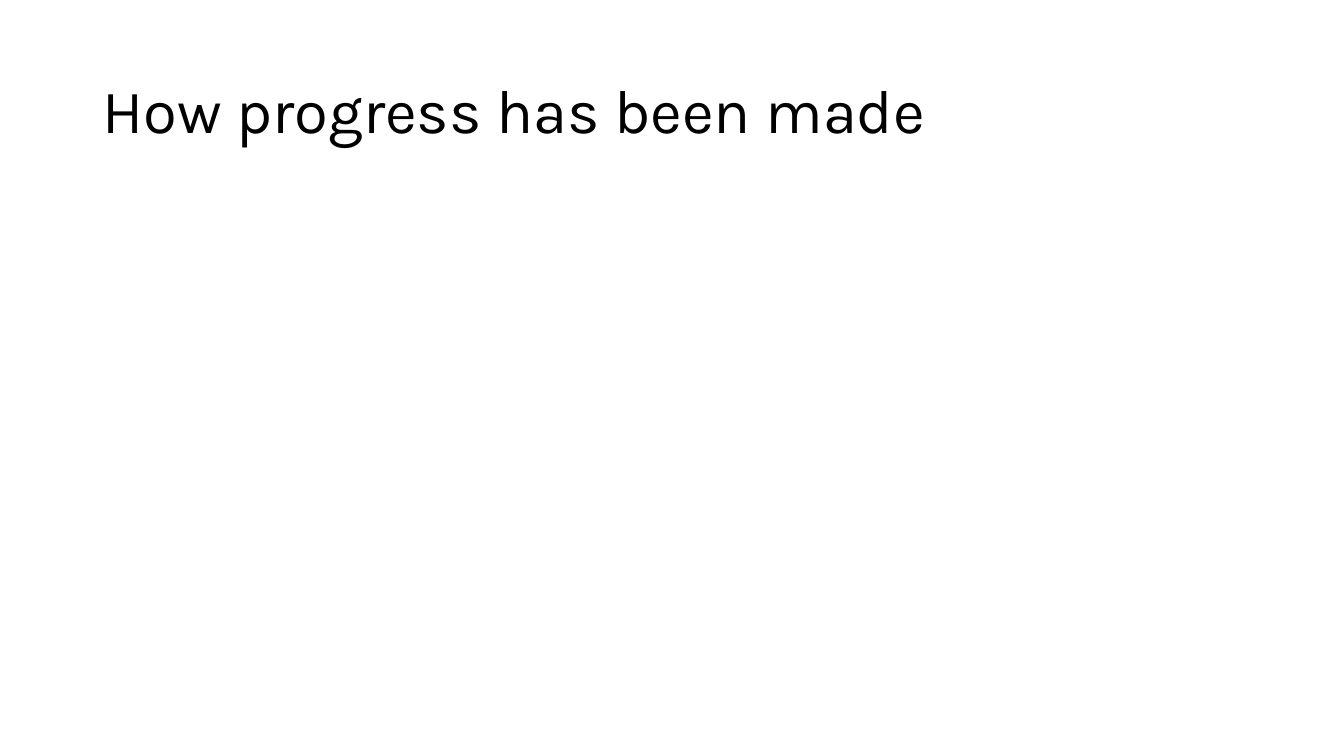
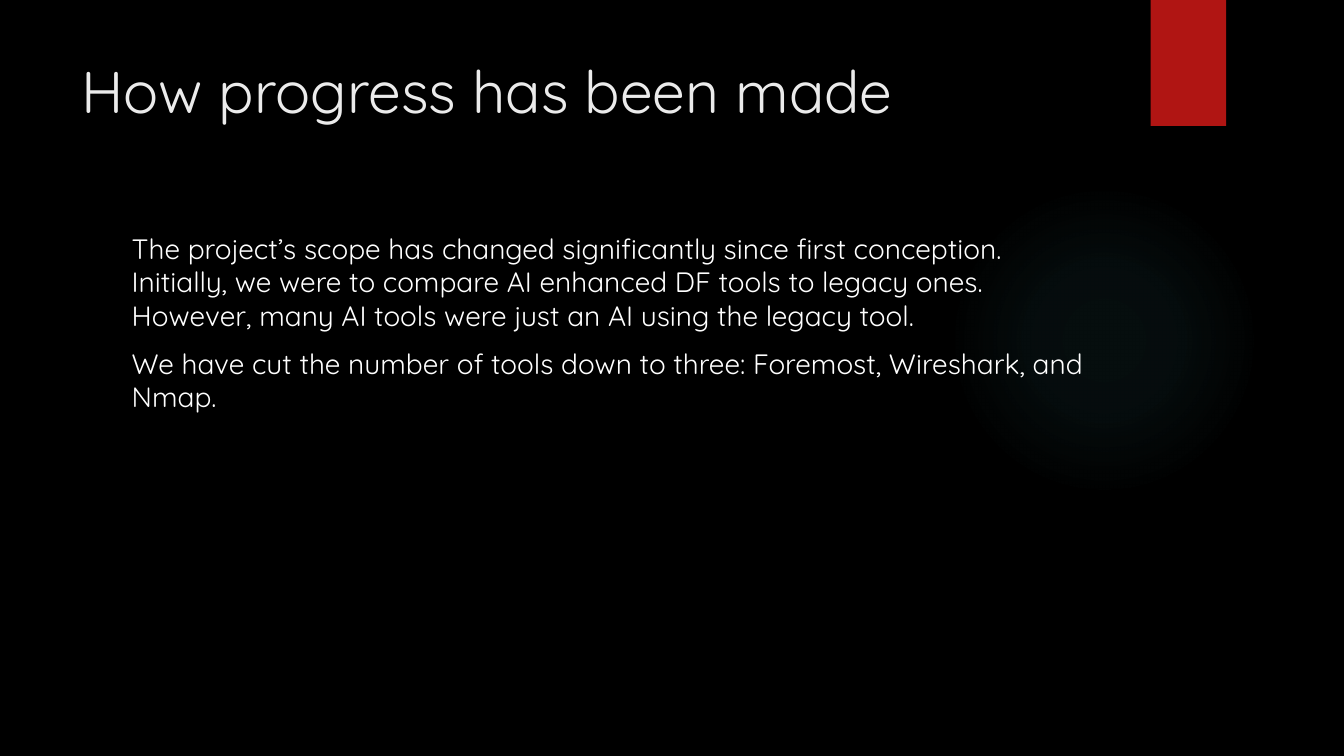
Before and after one commit to DavidSushames/BHB-Capstone, a slide deck: slide 5 of Mid Project Presentation.pptx (slide 4 before the commit). Drawn at 1344x756 pixels with LibreOffice and Linux fonts; fonts in the diff are those of the drawing; background and template pictures are left out. Boxes give left, top, right and bottom in pixels: in the first picture for what was removed or moved away, otherwise in the second. Text is boxed around its words. In the diff, an @@ line names an element or a change of style, - is before the commit and + after.

```diff
--- a/Mid Project Presentation.pptx
+++ b/Mid Project Presentation.pptx
@@ background #FFFFFF to picture (left out) @@
@@ rectangle added at (1150,0,1226,126), fill #B01513 @@
@@ title "How progress has been made": place and size @@
-title "How progress has been made" at (102,91,925,148)
+title "How progress has been made" at (81,69,892,125)
@@ title "How progress has been made" at (81,69,892,125): size 44 to 42 pt, font Karla to Quicksand, text colour #000000 to #EBEBEB; line spacing 0.9 to 1; vertical alignment middle to top @@
@@ ellipse added at (949,185,1259,495), fill gradient #50B9C1 @@
@@ text added at (132,238,1083,413), 20 pt, text #FFFFFF @@
+The project’s scope has changed significantly since first conception. Initially, we were to compare AI enhanced DF tools to legacy ones. However, many AI tools were just an AI using the legacy tool.
+We have cut the number of tools down to three: Foremost, Wireshark, and Nmap.
```
Also in this commit, not shown: 5 other slides changed, 2 slides added, 8 other files.
